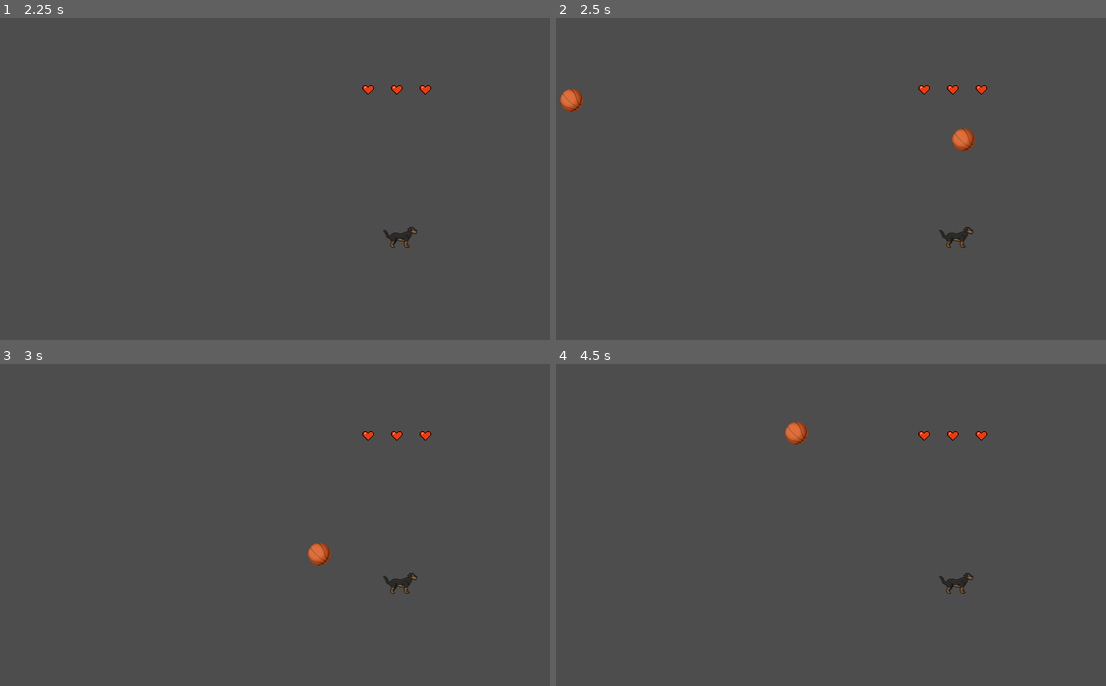
Above: before the commit, frames 1-4 (two rows, left to right).
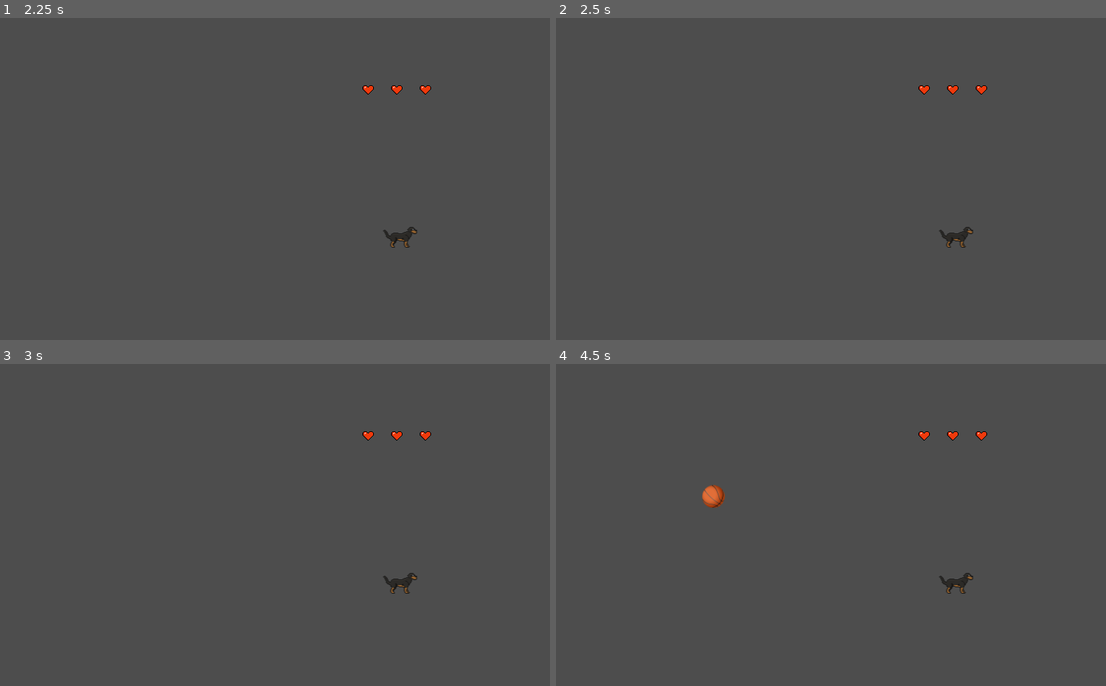
Above: after the commit, the same moments.

Repository: magickbot/putudodge
Game: Godot game, scene res://scenes/Main.tscn
Same seed, same stepped clock (60 frames per second), same inputs: the game is played once before the commit and once after it.
Inputs (mouse positions are in pixels of both pictures, inside the frame that each line leads up to):
- Up to frame 1 (2.25 s): tap Enter (ui_accept) at 0.5, 0.77, 1.25, 2 s; move the mouse to (396, 162) at 0.52 s; click (396, 162) at 0.67 s; drag from (154, 195) to (242, 243) at 1.27 s; move the mouse to (330, 108) at 2.02 s; click (330, 108) at 2.17 s
- Up to frame 2 (2.5 s): no input
- Up to frame 3 (3 s): drag from (242, 589) to (99, 476) at 2.77 s
- Up to frame 4 (4.5 s): move the mouse to (996, 573) at 3.52 s; click (996, 573) at 3.67 s; tap Enter (ui_accept) at 3.77 s; drag from (655, 476) to (743, 444) at 4.27 s

Frame 1 is identical in both runs. In frame 2, 0.5% of the frame differs, in the area x 0-77%, y 22-42%; in frame 3, 0.2%; in frame 4, 0.5%, in the area x 26-46%, y 18-45%.

Commit message:
added ramping up difficulty

Diff:
--- a/scenes/player.gd
+++ b/scenes/player.gd
@@ -48,7 +48,7 @@
 
 	get_tree().reload_current_scene()
 
-func _physics_process(delta):
+func _physics_process(_delta):
 	var input_vector = joystick.get_input_direction()
 	velocity = input_vector * speed
 	move_and_slide()
--- a/scenes/projectile.gd
+++ b/scenes/projectile.gd
@@ -1,10 +1,9 @@
-# Add this to your projectile script (extends Area2D)
-
+# UPDATED PROJECTILE
 extends Area2D
 
-@export var min_speed := 500.0
-@export var max_speed := 900.0
-var speed := 700.0
+var min_speed := 400.0
+var max_speed := 600.0
+var speed := 500.0
 var direction := Vector2.ZERO
 
 func _ready():
@@ -16,6 +15,12 @@
 
 	# Add projectile to "projectiles" group for easy access
 	add_to_group("projectiles")
+
+# New method to set custom speed range from spawner
+func set_speed_range(new_min_speed: float, new_max_speed: float):
+	min_speed = new_min_speed
+	max_speed = new_max_speed
+	speed = randf_range(min_speed, max_speed)
 
 func set_direction_to_target(target_pos: Vector2):
 	direction = (target_pos - global_position).normalized()
--- a/scenes/spawner.gd
+++ b/scenes/spawner.gd
@@ -1,25 +1,113 @@
+# DIFFICULTY PROGRESSION SPAWNER
 extends Node2D
 
 var default_distance := 1200
 @export var projectile_scene: PackedScene
-@export var min_spawn_interval := 0.5  # Minimum seconds between spawns
-@export var max_spawn_interval := 2.0  # Maximum seconds between spawns
+@export var initial_min_spawn_interval := 1.2  # Starting minimum seconds between spawns
+@export var initial_max_spawn_interval := 2.5  # Starting maximum seconds between spawns
+@export var min_possible_spawn_interval := 0.3  # Fastest spawn rate we'll ever reach
+@export var max_possible_spawn_interval := 0.8  # Fastest spawn rate we'll ever reach
+@export var difficulty_increase_interval := 10.0  # Seconds between difficulty increases
+@export var spawn_interval_decrease_rate := 0.1  # How much to reduce spawn time each difficulty increase
+@export var initial_projectile_min_speed := 400.0  # Initial minimum projectile speed
+@export var initial_projectile_max_speed := 600.0  # Initial maximum projectile speed
+@export var max_projectile_min_speed := 700.0  # Fastest minimum speed we'll reach
+@export var max_projectile_max_speed := 1000.0  # Fastest maximum speed we'll reach
+@export var speed_increase_amount := 30.0  # How much to increase speed each difficulty step
+
 @onready var brown_dog: CharacterBody2D = $"../Player"
 var spawn_timer: Timer
+var difficulty_timer: Timer
 var is_active := true  # Flag to control if spawner is running
+var current_min_spawn_interval
+var current_max_spawn_interval
+var current_projectile_min_speed
+var current_projectile_max_speed
+var game_time := 0.0
+var difficulty_level := 1
+
+# Signal for UI updates
+signal game_time_updated(time_seconds)
+signal difficulty_increased(new_level)
 
 func _ready():
-	# Connect to player's death signal if player exists
-	if brown_dog and brown_dog.has_signal("player_died"):
-		brown_dog.player_died.connect(_on_player_died)
-		print("Connected to player's death signal")
+	# Initialize difficulty settings
+	current_min_spawn_interval = initial_min_spawn_interval
+	current_max_spawn_interval = initial_max_spawn_interval
+	current_projectile_min_speed = initial_projectile_min_speed
+	current_projectile_max_speed = initial_projectile_max_speed
 
-	spawn_projectile()  # Start immediately
+	# Try to find the player if direct path isn't working
+	if not is_instance_valid(brown_dog):
+		brown_dog = get_tree().get_first_node_in_group("player")
+
+	# Connect to player death signal
+	if is_instance_valid(brown_dog):
+		if brown_dog.has_signal("player_died"):
+			brown_dog.connect("player_died", _on_player_died)
+
+	# Start game timer
+	create_game_timer()
+
+	# Start difficulty progression
+	create_difficulty_timer()
+
+	# Start spawning
+	spawn_projectile()
 	start_spawning()
+
+func create_game_timer():
+	# Create timer to track game time
+	var timer = Timer.new()
+	timer.wait_time = 0.1  # Update 10 times per second
+	timer.one_shot = false
+	timer.autostart = true
+	add_child(timer)
+	timer.timeout.connect(_on_game_timer_tick)
+
+func _on_game_timer_tick():
+	if is_active:
+		game_time += 0.1
+		game_time_updated.emit(game_time)
+
+func create_difficulty_timer():
+	# Create timer for difficulty increases
+	difficulty_timer = Timer.new()
+	difficulty_timer.wait_time = difficulty_increase_interval
+	difficulty_timer.one_shot = false
+	difficulty_timer.autostart = true
+	add_child(difficulty_timer)
+	difficulty_timer.timeout.connect(_on_difficulty_timer_timeout)
+
+func _on_difficulty_timer_timeout():
+	if is_active:
+		increase_difficulty()
+
+func increase_difficulty():
+	difficulty_level += 1
+
+	# Decrease spawn intervals (increase spawn rate)
+	current_min_spawn_interval = max(min_possible_spawn_interval,
+		current_min_spawn_interval - spawn_interval_decrease_rate)
+	current_max_spawn_interval = max(max_possible_spawn_interval,
+		current_max_spawn_interval - spawn_interval_decrease_rate)
+
+	# Increase projectile speeds
+	current_projectile_min_speed = min(max_projectile_min_speed,
+		current_projectile_min_speed + speed_increase_amount)
+	current_projectile_max_speed = min(max_projectile_max_speed,
+		current_projectile_max_speed + speed_increase_amount)
+
+	print("Difficulty increased to level " + str(difficulty_level))
+	print("New spawn interval: " + str(current_min_spawn_interval) + " - " + str(current_max_spawn_interval))
+	print("New speed range: " + str(current_projectile_min_speed) + " - " + str(current_projectile_max_speed))
+
+	# Emit signal for UI
+	difficulty_increased.emit(difficulty_level)
 
 func start_spawning():
 	spawn_timer = Timer.new()
-	spawn_timer.one_shot = true  # Now one-shot so we can set random time each spawn
+	spawn_timer.one_shot = true
 	spawn_timer.autostart = true
 	add_child(spawn_timer)
 	spawn_timer.timeout.connect(on_timer_timeout)
@@ -29,30 +117,32 @@
 
 func set_random_timer_interval():
 	if !is_active:
-		return  # Don't set new timers if we're not active
+		return
 
-	var random_interval = randf_range(min_spawn_interval, max_spawn_interval)
+	var random_interval = randf_range(current_min_spawn_interval, current_max_spawn_interval)
 	spawn_timer.wait_time = random_interval
 	spawn_timer.start()
 
 func on_timer_timeout():
 	if is_active:
 		spawn_projectile()
-		set_random_timer_interval()  # Set new random interval after spawning
+		set_random_timer_interval()
 
 func spawn_projectile():
-	if !is_active:
-		return  # Don't spawn if not active
-
-	if not is_instance_valid(brown_dog):
+	if !is_active or not is_instance_valid(brown_dog):
 		return
 
 	var angle_degrees = randf_range(0, 360)
 	var angle_radians = deg_to_rad(angle_degrees)
-	var spawn_distance = default_distance  # Distance from player
+	var spawn_distance = default_distance
 	var spawn_offset = Vector2.RIGHT.rotated(angle_radians) * spawn_distance
 	var spawn_pos = brown_dog.global_position + spawn_offset
 	var projectile = projectile_scene.instantiate()
+
+	# Set custom speed range based on current difficulty
+	if projectile.has_method("set_speed_range"):
+		projectile.set_speed_range(current_projectile_min_speed, current_projectile_max_speed)
+
 	projectile.global_position = spawn_pos
 
 	# Face toward player
@@ -61,14 +151,15 @@
 
 	get_tree().current_scene.add_child(projectile)
 
-# This is from the _on_player_died() function in the spawner script
 func _on_player_died():
-	print("Spawner received player death signal - stopping spawns")
+	print("Player died - stopping spawner")
 	is_active = false
 
-	# Stop the timer
+	# Stop timers
 	if is_instance_valid(spawn_timer):
 		spawn_timer.stop()
+	if is_instance_valid(difficulty_timer):
+		difficulty_timer.stop()
 
 	# Destroy existing projectiles
 	var existing_projectiles = get_tree().get_nodes_in_group("projectiles")
--- a/scenes/spawner.tscn
+++ b/scenes/spawner.tscn
@@ -3,6 +3,6 @@
 [ext_resource type="Script" uid="uid://kwd84bagdhbc" path="res://scenes/spawner.gd" id="1_2vbf6"]
 [ext_resource type="PackedScene" uid="uid://ctv8ey3ggiup3" path="res://scenes/projectile.tscn" id="2_ik2nu"]
 
-[node name="spawner" type="Node2D"]
+[node name="spawner" type="Node2D" groups=["spawner"]]
 script = ExtResource("1_2vbf6")
 projectile_scene = ExtResource("2_ik2nu")
